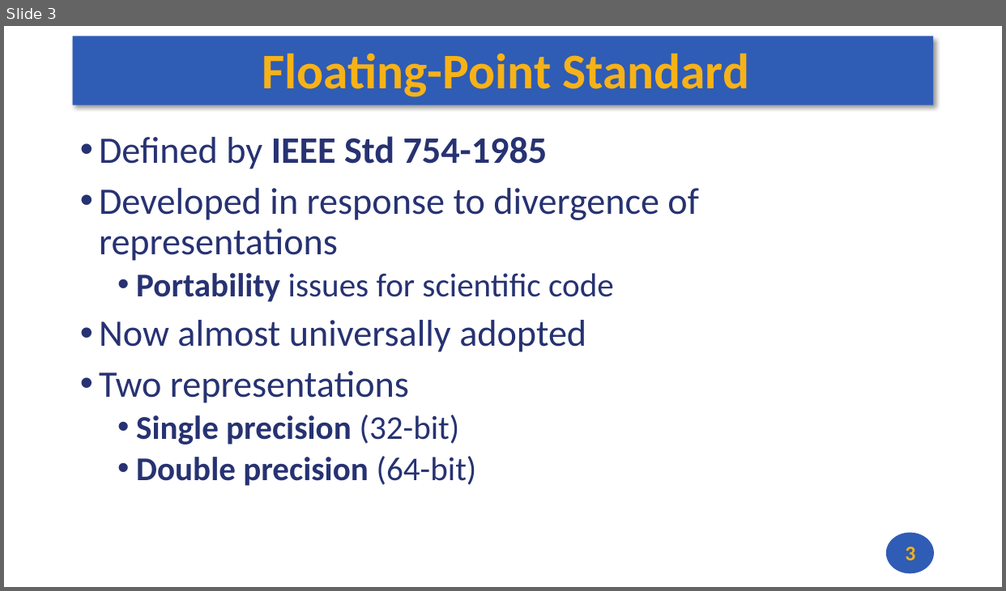
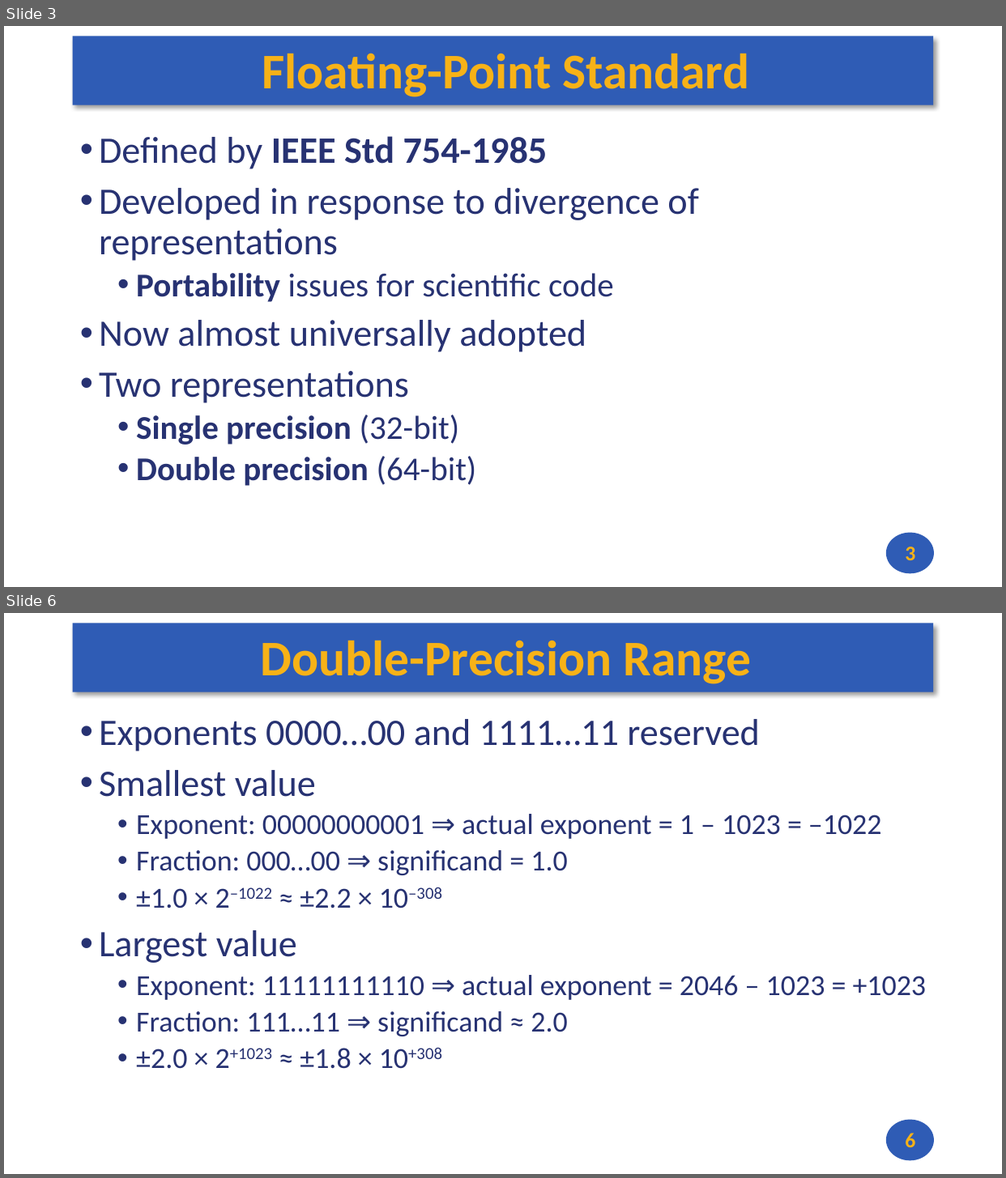
Before and after one commit to andrewt0301/hse-acos-course, a slide deck: docs/part1ca/09_FP/CA_Lecture_09.pptx. Shown one above the other, each under a label of ours: slide 3 before the commit, slides 3 and 6 after it; the slides between them are not shown. The pictures are 1006x591 and 1006x1178 pixels, drawn with LibreOffice and Linux fonts; fonts in the diff are those of the drawing. Boxes give left, top, right and bottom in pixels: in the first picture for what was removed or moved away, otherwise in the second. Text is boxed around its words. In the diff, an @@ line names an element or a change of style, - is before the commit and + after.

```diff
--- a/docs/part1ca/09_FP/CA_Lecture_09.pptx
+++ b/docs/part1ca/09_FP/CA_Lecture_09.pptx
@@ slide 6 added at (4, 613, 1002, 1174), background #FFFFFF; not listed: 2 template elements that a slide beside it also shows @@
@@ title added at (260, 641, 751, 684), 48 pt, text #F7B217, bold @@
+Double-Precision Range
@@ text added at (99, 719, 927, 1069), 28 pt, text #273272 @@
+• Exponents 0000…00 and 1111…11 reserved
+• Smallest value
+  • Exponent: 00000000001 ⇒ actual exponent = 1 – 1023 = –1022
+  • Fraction: 000…00 ⇒ significand = 1.0
+  • ±1.0 × 2–1022 ≈ ±2.2 × 10–308
+• Largest value
+  • Exponent: 11111111110 ⇒ actual exponent = 2046 – 1023 = +1023
+  • Fraction: 111…11 ⇒ significand ≈ 2.0
+  • ±2.0 × 2+1023 ≈ ±1.8 × 10+308
@@ page number added at (905, 1133, 915, 1148), 20 pt, text #F7B217, bold @@
+6
```
Also in this commit, not shown: 2 slides changed, 5 other slides added, 2 other files.
